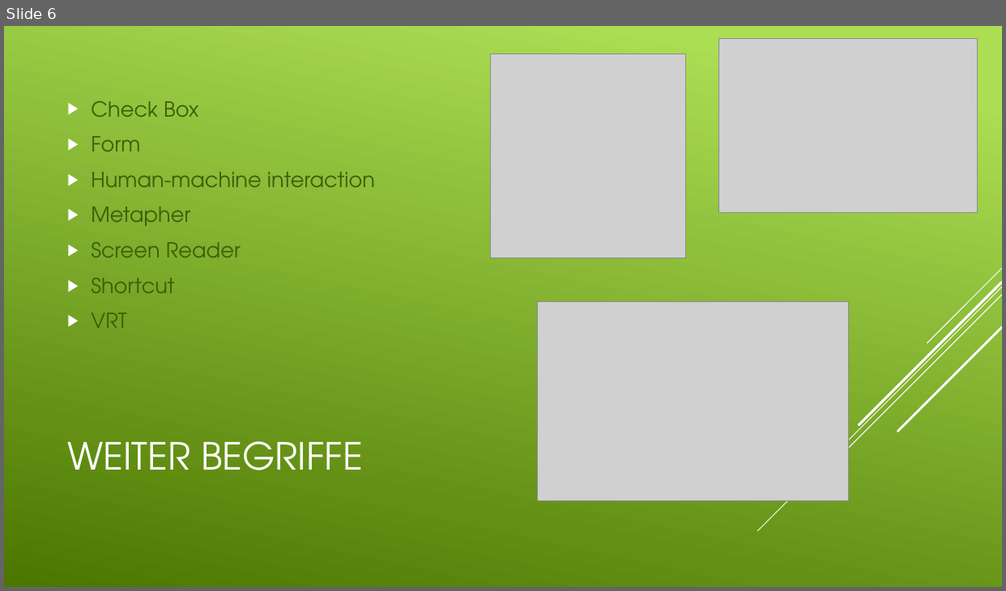
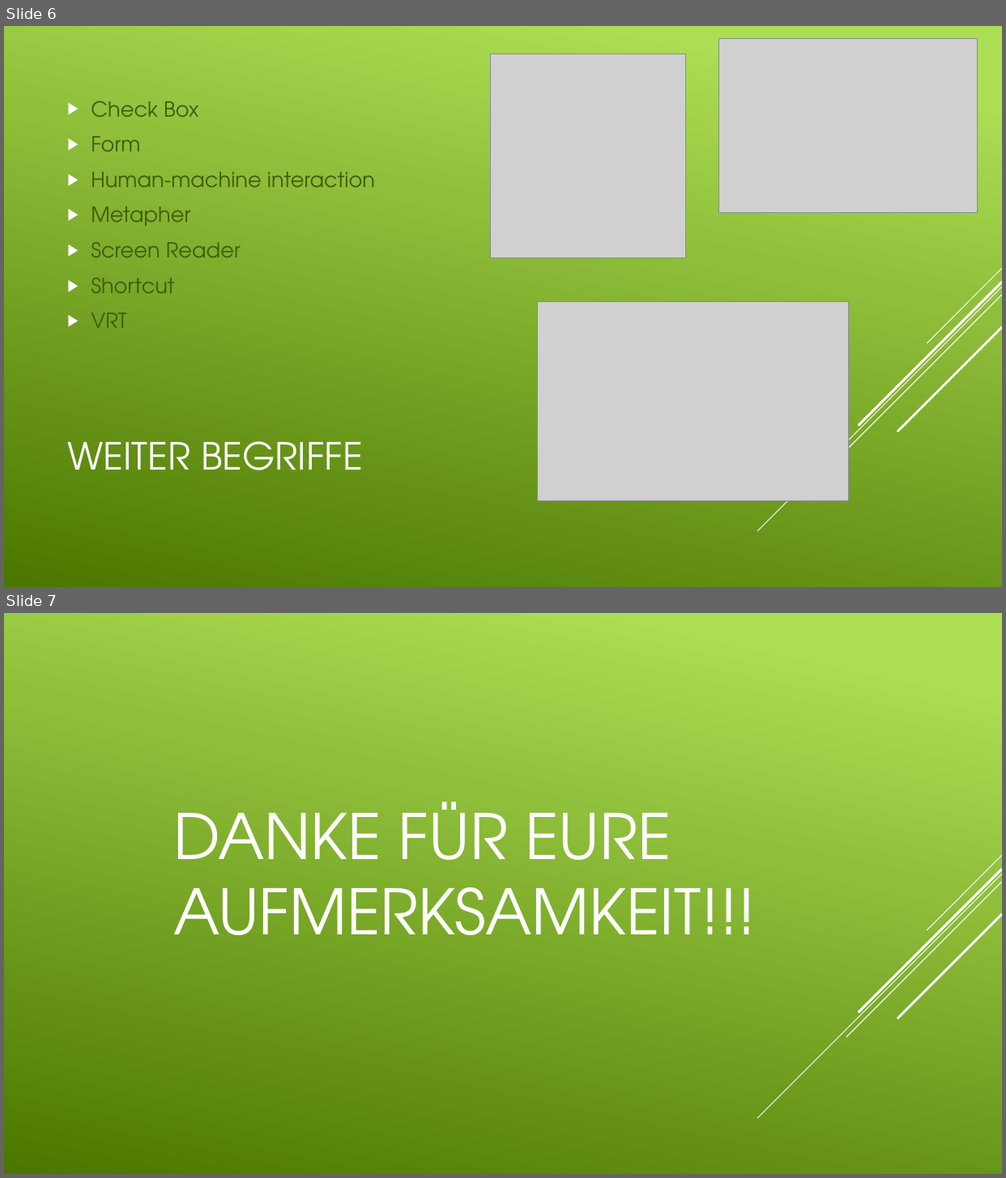
Before and after one commit to JonasFaller/AbgabenTP-1, a slide deck: 02_Praesentation_Interface/Interface_design.pptx. Shown one above the other, each under a label of ours: slide 6 before the commit, slides 6 and 7 after it. The pictures are 1006x591 and 1006x1178 pixels, drawn with LibreOffice and Linux fonts; fonts in the diff are those of the drawing; grey boxes stand for pictures. Boxes give left, top, right and bottom in pixels: in the first picture for what was removed or moved away, otherwise in the second. Text is boxed around its words. In the diff, an @@ line names an element or a change of style, - is before the commit and + after.

Commit message:
Abgabe Präsentation 11.10.2017

```diff
--- a/02_Praesentation_Interface/Interface_design.pptx
+++ b/02_Praesentation_Interface/Interface_design.pptx
@@ slide 7 added at bbox=[4, 613, 1002, 1174], background gradient #ACDF55 to #4C7800; not listed: 5 template elements that a slide beside it also shows @@
@@ title added at bbox=[173, 802, 756, 935], 60.3 pt, text #FFFFFF @@
+DANKE FÜR EURE AUFMERKSAMKEIT!!!
```
Also in this commit, not shown: 1 other file.
